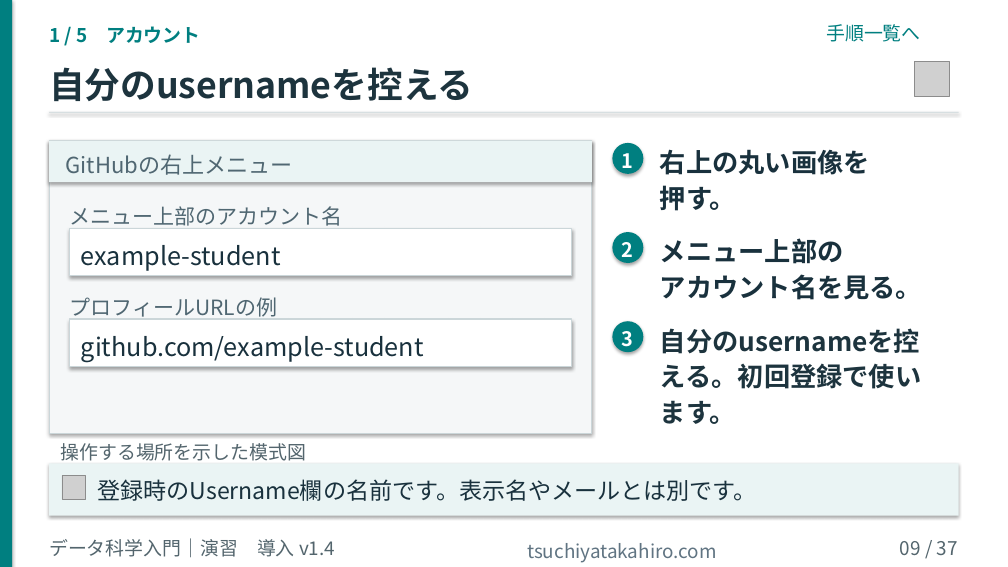
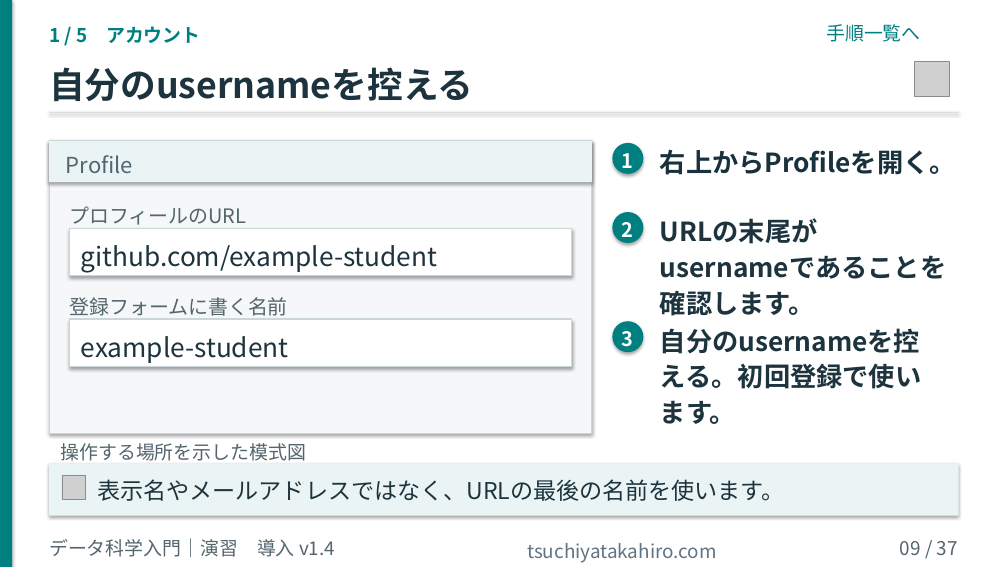
Before and after one commit to tsuchiyatakahirolab/ai-data-literacy, a slide deck: slide 9 of slides/00_Course_Setup_v1.4.pptx. Drawn at 1008x567 pixels with LibreOffice and Linux fonts; fonts in the diff are those of the drawing; grey boxes stand for pictures; background and template pictures are left out. Boxes give left, top, right and bottom in pixels: in the first picture for what was removed or moved away, otherwise in the second. Text is boxed around its words. In the diff, an @@ line names an element or a change of style, - is before the commit and + after.

```diff
--- a/slides/00_Course_Setup_v1.4.pptx
+++ b/slides/00_Course_Setup_v1.4.pptx
@@ text at bbox=[660, 149, 956, 175]: text changed @@
-右上の丸い画像を
-押す。
+右上からProfileを開く。
@@ text at bbox=[66, 155, 133, 173]: text changed @@
-GitHubの右上メニュー
+Profile
@@ text at bbox=[70, 206, 247, 229]: text changed; size 20 to 19 pt; text colour #506772 to #53656D @@
-メニュー上部のアカウント名
+プロフィールのURL
@@ text "2": place and size @@
-text "2" at bbox=[622, 242, 634, 263]
+text "2" at bbox=[622, 222, 634, 243]
@@ ellipse: place and size @@
-ellipse at bbox=[613, 232, 644, 263]
+ellipse at bbox=[613, 212, 644, 243]
@@ text at bbox=[660, 218, 946, 316]: text changed; text colour #19313D to #1D343E @@
-メニュー上部の
-アカウント名を見る。
+URLの末尾が
+usernameであることを
+確認します。
@@ text at bbox=[81, 245, 437, 273]: text changed; size 24 to 25 pt; text colour #19313D to #1D343E @@
-example-student
+github.com/example-student
@@ text at bbox=[70, 297, 288, 320]: text changed; size 20 to 19 pt; text colour #506772 to #53656D @@
-プロフィールURLの例
+登録フォームに書く名前
@@ text at bbox=[81, 336, 289, 363]: text changed; size 24 to 25 pt; text colour #19313D to #1D343E @@
-github.com/example-student
+example-student
@@ text at bbox=[98, 479, 785, 501]: text changed; text colour #19313D to #1D343E @@
-登録時のUsername欄の名前です。表示名やメールとは別です。
+表示名やメールアドレスではなく、URLの最後の名前を使います。
```
Also in this commit, not shown: 3 other slides changed, 11 other files.
